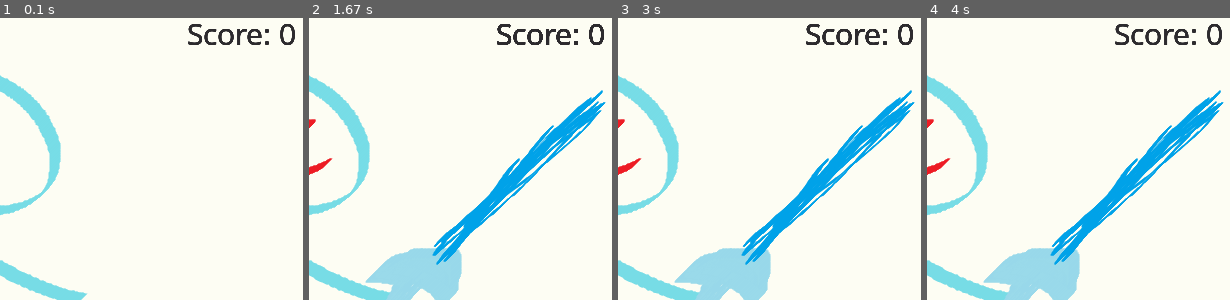
Above: before the commit, frames 1-4 (left to right).
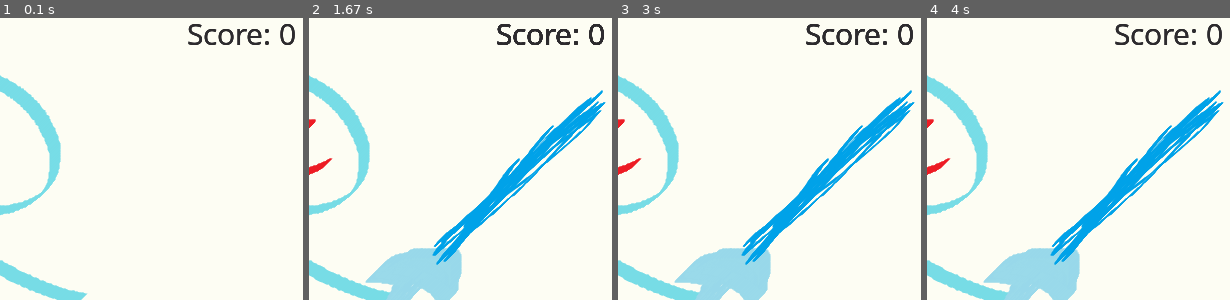
Above: after the commit, the same moments.

Repository: jwl-7/Stick-Bop
Game: pygame game, started from stick-bop.py
Same seed, same stepped clock (60 frames per second), same inputs: the game is played once before the commit and once after it.
Inputs:
- Up to frame 1 (0.1 s): no input
- Up to frame 2 (1.67 s): hold Left 0.33-0.87 s; hold Left 0.9-1.3 s; hold Left from 1.33 s (still down)
- Up to frame 3 (3 s): release Left at 1.8 s; hold Left 1.83-2.37 s; hold Left 2.4-2.8 s; hold Left from 2.83 s (still down)
- Up to frame 4 (4 s): release Left at 3.3 s; hold Left 3.33-3.87 s; hold Left from 3.9 s (still down)
The pictures show only the part of the screen within x 50-100%, y 0-50%; the shares and areas given below are measured in that part.

The runs differ from the first frame. In frame 1, 0.2% of the frame differs, in the area x 62-98%, y 2-10%; in frame 2, 0.1%; in frame 3, 0.2%; in frame 4, 0.2%.

Commit message:
made fps a constant

Diff:
--- a/stick-bop.py
+++ b/stick-bop.py
@@ -18,6 +18,9 @@
 # game resolution
 SCREEN_WIDTH  = 900
 SCREEN_HEIGHT = 700
+
+# game fps
+fps = 30
 
 # monokai color palette
 white  = (253, 250, 243)
@@ -52,6 +55,8 @@
     # loop until user presses close button
     done = False
 
+
+
     # program loop
     while done == False:
         for event in pygame.event.get():
@@ -76,7 +81,7 @@
         screen.blit(score_label, (SCREEN_WIDTH - 180, SCREEN_HEIGHT - (SCREEN_HEIGHT - 20)))
 
         pygame.display.update()
-        clock.tick(60)
+        clock.tick(fps)
 
     pygame.quit()
 
